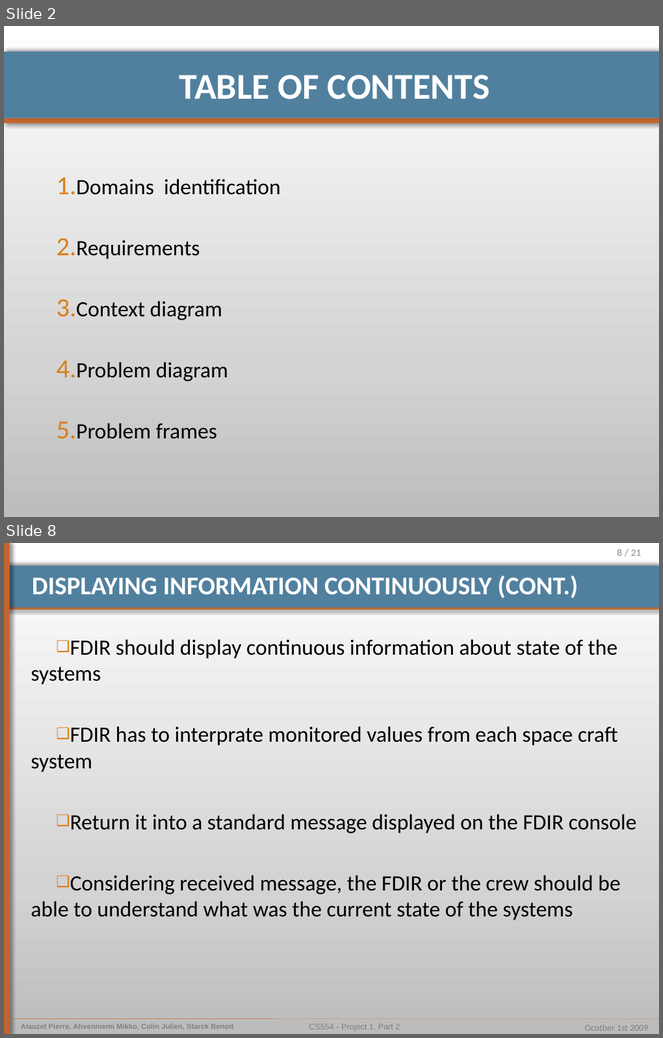
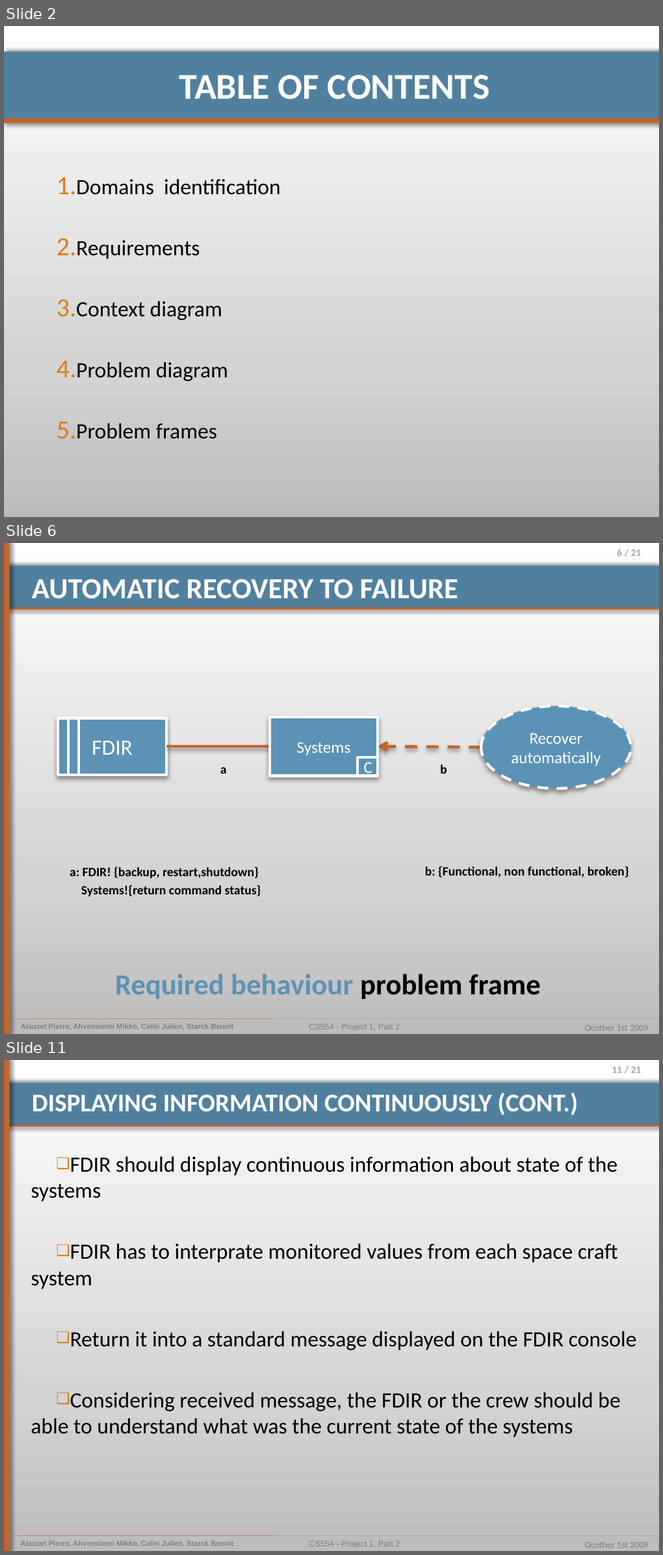
Before and after one commit to pierrealauzet/euroteam, a slide deck: Project 1/Part 2/CS554_EuroTeam_Problem_Frames.pptx. Shown one above the other, each under a label of ours: slides 2 and 8 before the commit, slides 2, 6 and 11 after it; the slides between them are not shown. The pictures are 663x1038 and 663x1555 pixels, drawn with LibreOffice and Linux fonts; fonts in the diff are those of the drawing. Boxes give left, top, right and bottom in pixels: in the first picture for what was removed or moved away, otherwise in the second. Text is boxed around its words. In the diff, an @@ line names an element or a change of style, - is before the commit and + after.

```diff
--- a/Project 1/Part 2/CS554_EuroTeam_Problem_Frames.pptx
+++ b/Project 1/Part 2/CS554_EuroTeam_Problem_Frames.pptx
@@ slide 6 added at <box>4,543,659,1034</box>, background gradient #BDBDBD to #D3D3D3 to #FFFFFF; not listed: 9 template elements that a slide beside it also shows @@
@@ title added at <box>32,579,458,599</box>, 32 pt, text #FFFFFF, bold @@
+AUTOMATIC RECOVERY TO FAILURE
@@ rectangle added at <box>59,718,166,775</box>, fill #5C92B5, outline #FFFFFF 3 pt, 24 pt, text #FFFFFF @@
+FDIR
@@ line added from (68, 718) to (68, 775), #FFFFFF 3 pt @@
@@ line added from (79, 718) to (79, 775), #FFFFFF 3 pt @@
@@ rectangle added at <box>270,717,378,776</box>, fill #5C92B5, outline #FFFFFF 3 pt, 18 pt, text #FFFFFF @@
+Systems
@@ ellipse added at <box>481,706,631,789</box>, fill #5C92B5, outline #FFFFFF 3 pt dashed, 18 pt, text #FFFFFF @@
+Recover automatically
@@ line added from (166, 746) to (270, 746), #C4652D 3.35 pt @@
@@ arrow added from (481, 747) to (378, 746), #C4652D 3.35 pt dashed @@
@@ text added at <box>220,767,227,774</box>, 14 pt, text #000000, bold @@
+a
@@ rectangle added at <box>357,757,378,776</box>, fill #5C92B5, outline #FFFFFF 3 pt, 18 pt, text #FFFFFF @@
+C
@@ text added at <box>440,765,447,774</box>, 14 pt, text #000000, bold @@
+b
@@ text added at <box>70,867,261,897</box>, 14 pt, text #000000, bold @@
+a: FDIR! {backup, restart,shutdown}
+Systems!{return command status}
@@ text added at <box>425,866,629,878</box>, 14 pt, text #000000, bold @@
+b: {Functional, non functional, broken}
@@ text added at <box>115,974,541,999</box>, 32 pt, text #5C92B5, bold @@
+Required behaviour problem frame
@@ what was slide 8 is now slide 11 @@
@@ page number at <box>612,1066,642,1073</box>: text changed @@
-8 / 21
+11 / 21
```
Also in this commit, not shown: 11 slides changed, 2 other slides added, 2 slides removed.
